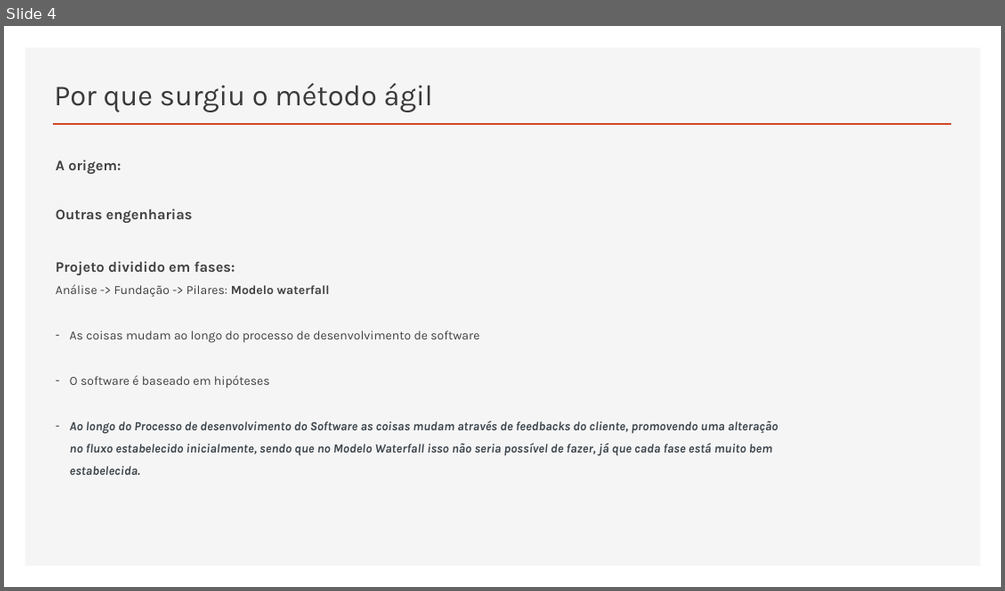
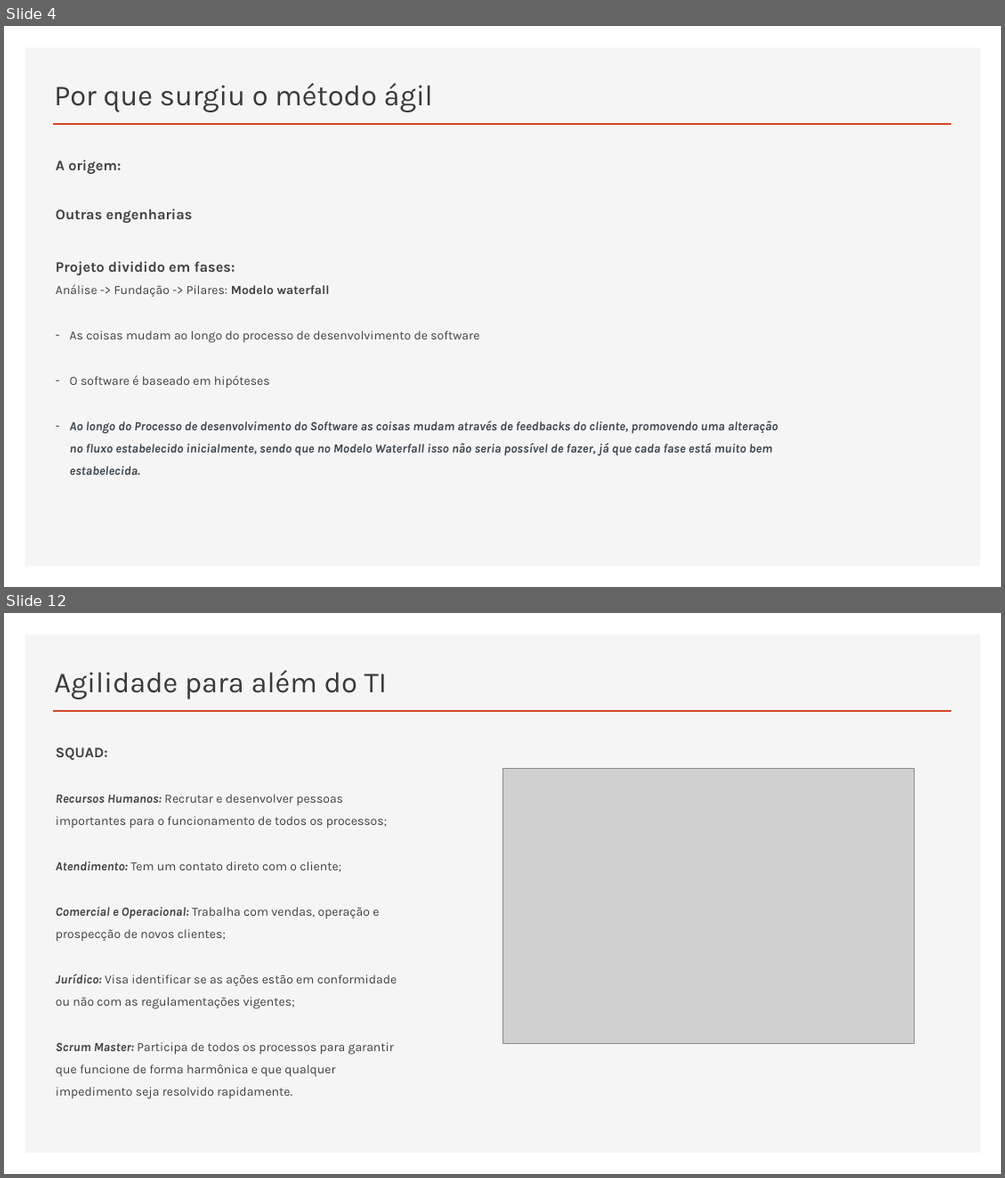
Before and after one commit to RaizaCirne/app-flex, a slide deck: Trilhas/[Business Agility T5 - ONE]/01..Agilidade-promovendo_a_transformacao_agil.pptx. Shown one above the other, each under a label of ours: slide 4 before the commit, slides 4 and 12 after it; the slides between them are not shown. The pictures are 1005x591 and 1005x1178 pixels, drawn with LibreOffice and Linux fonts; fonts in the diff are those of the drawing; grey boxes stand for pictures. Boxes give left, top, right and bottom in pixels: in the first picture for what was removed or moved away, otherwise in the second. Text is boxed around its words. In the diff, an @@ line names an element or a change of style, - is before the commit and + after.

```diff
--- a/Trilhas/[Business Agility T5 - ONE]/01..Agilidade-promovendo_a_transformacao_agil.pptx
+++ b/Trilhas/[Business Agility T5 - ONE]/01..Agilidade-promovendo_a_transformacao_agil.pptx
@@ slide 12 added at (x1=4, y1=613, x2=1001, y2=1174), background #FFFFFF; not listed: 2 template elements that a slide beside it also shows @@
@@ title added at (x1=54, y1=670, x2=387, y2=699), 28 pt, text #3B3838 @@
+Agilidade para além do TI
@@ text added at (x1=56, y1=747, x2=396, y2=1099), 12 pt, text #404040 @@
+SQUAD:
+Recursos Humanos: Recrutar e desenvolver pessoas importantes para o funcionamento de todos os processos;
+Atendimento: Tem um contato direto com o cliente;
+Comercial e Operacional: Trabalha com vendas, operação e prospecção de novos clientes;
+Jurídico: Visa identificar se as ações estão em conformidade ou não com as regulamentações vigentes;
+Scrum Master: Participa de todos os processos para garantir que funcione de forma harmônica e que qualquer impedimento seja resolvido rapidamente.
@@ picture added at (x1=502, y1=768, x2=914, y2=1043) @@
```
Also in this commit, not shown: 8 other slides added.
